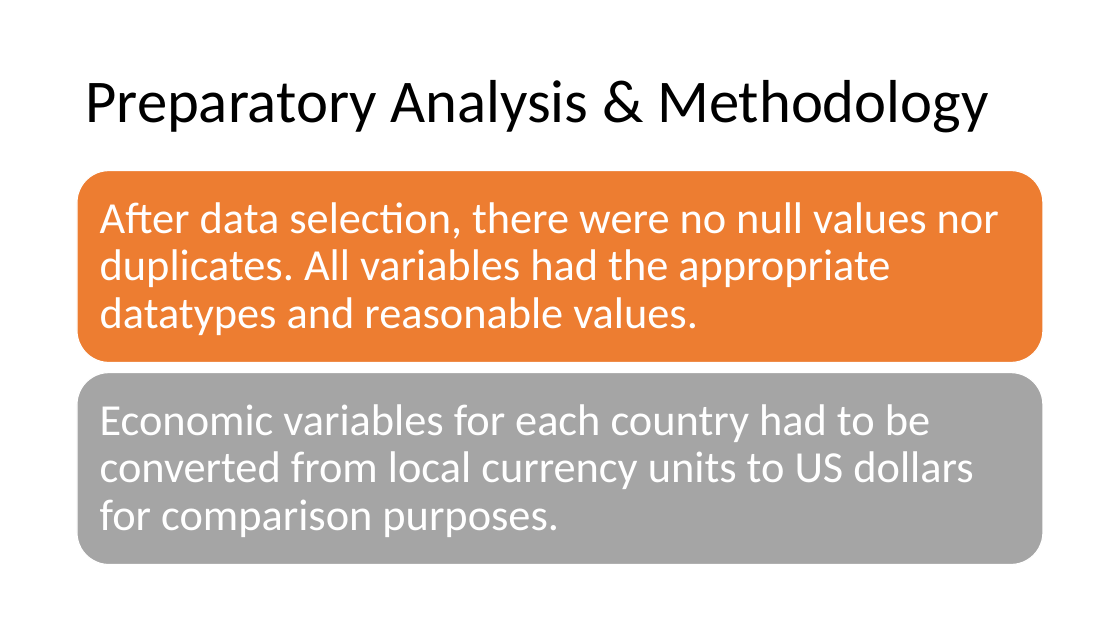
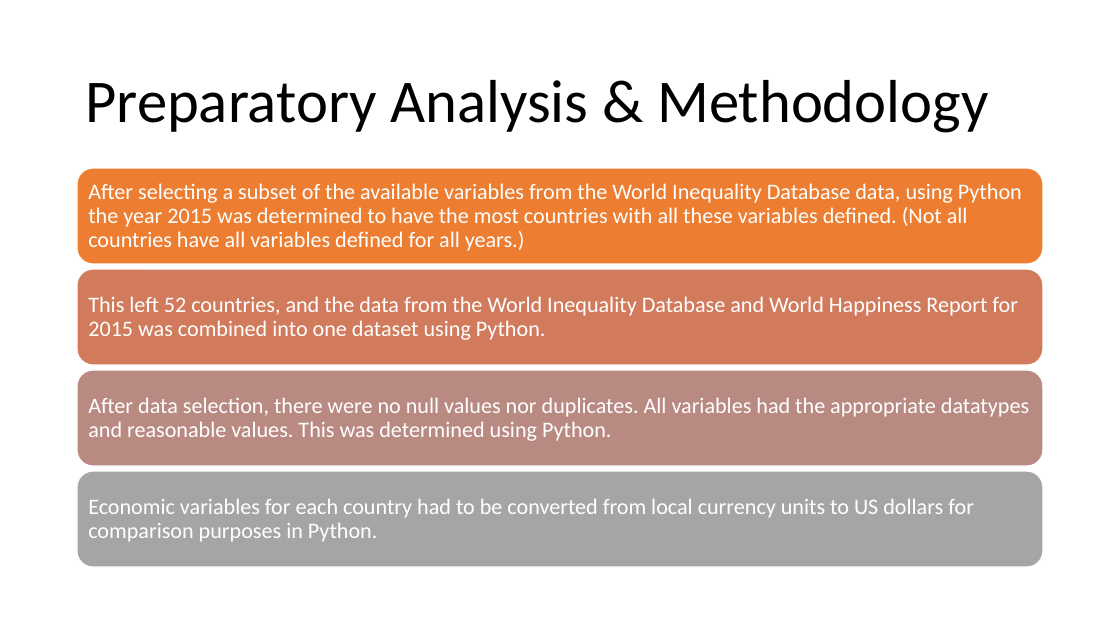
Before and after one commit to jordydickinson/world-inequality-and-happiness, a slide deck: slide 5 of presentation.pptx (slide 4 before the commit). Drawn at 1120x630 pixels with LibreOffice and Linux fonts; fonts in the diff are those of the drawing. Boxes give left, top, right and bottom in pixels: in the first picture for what was removed or moved away, otherwise in the second. Text is boxed around its words. In the diff, an @@ line names an element or a change of style, - is before the commit and + after.

```diff
--- a/presentation.pptx
+++ b/presentation.pptx
@@ rounded rectangle: place and size @@
-rounded rectangle at bbox=[77, 171, 1044, 363]
+rounded rectangle at bbox=[77, 168, 1044, 264]
@@ group added at bbox=[77, 183, 1044, 466]: 2 texts, 2 rounded rectangles @@
+After selecting a subset of the available variables from the World Inequality Database data, using Python the year 2015 was determined to have the most countries with all these variables defined. (Not all countries have all variables defined for all years.)
+This left 52 countries, and the data from the World Inequality Database and World Happiness Report for 2015 was combined into one dataset using Python.
@@ text at bbox=[88, 397, 1029, 441]: text changed; size 38 to 19 pt @@
-After data selection, there were no null values nor duplicates. All variables had the appropriate datatypes and reasonable values.
+After data selection, there were no null values nor duplicates. All variables had the appropriate datatypes and reasonable values. This was determined using Python.
@@ rounded rectangle: place and size @@
-rounded rectangle at bbox=[77, 373, 1044, 565]
+rounded rectangle at bbox=[77, 471, 1044, 567]
@@ text at bbox=[88, 499, 974, 542]: text changed; size 38 to 19 pt @@
-Economic variables for each country had to be converted from local currency units to US dollars for comparison purposes.
+Economic variables for each country had to be converted from local currency units to US dollars for comparison purposes in Python.
```
Also in this commit, not shown: 7 other slides changed, 2 slides added.
